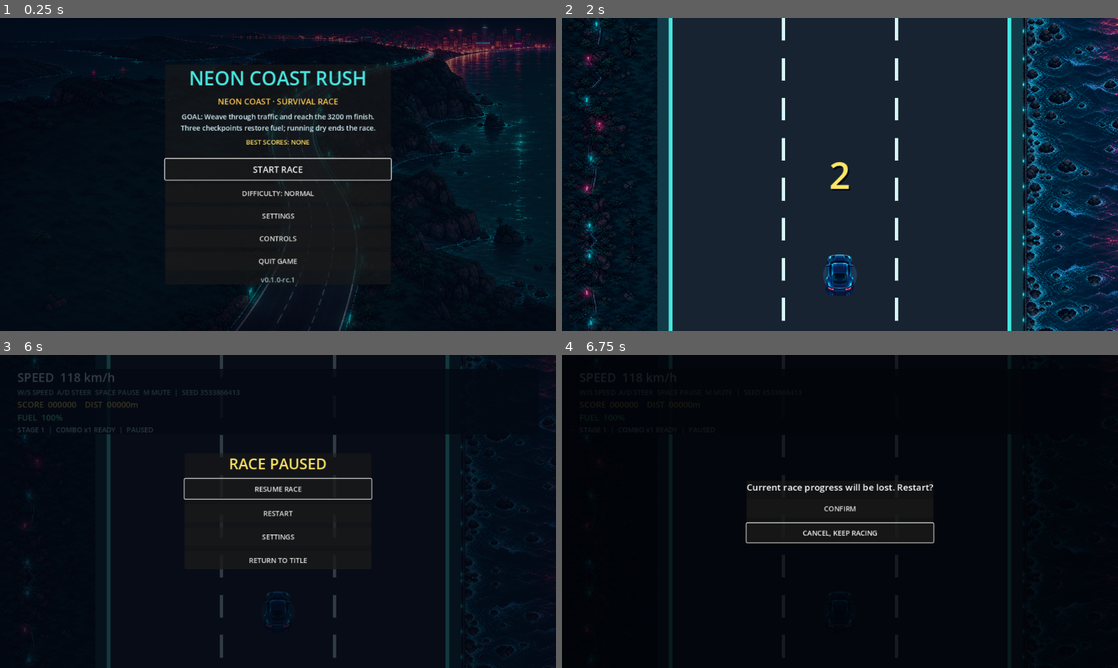
Above: before the commit, frames 1-4 (two rows, left to right).
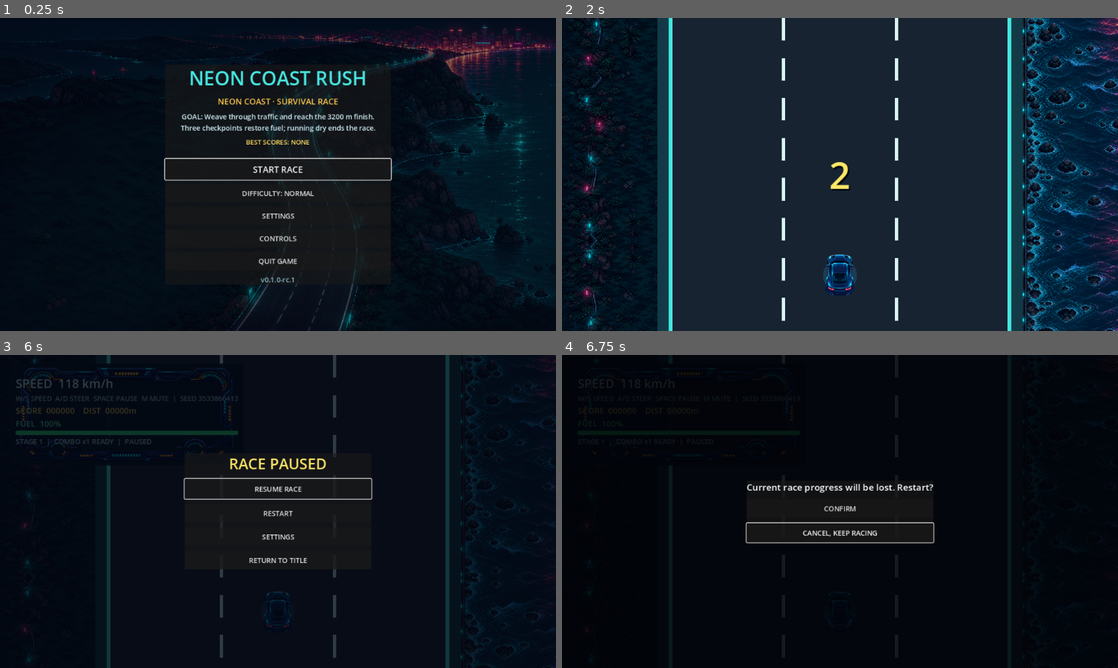
Above: after the commit, the same moments.

Repository: xiejiamincyq/car
Game: Godot game, scene res://scenes/main.tscn
Same seed, same stepped clock (60 frames per second), same inputs: the game is played once before the commit and once after it.
Inputs:
- Up to frame 1 (0.25 s): no input
- Up to frame 2 (2 s): click "START RACE" at 0.5 s; tap Enter at 1.25 s; hold Right (steer_right) from 1.28 s (still down); tap P at 1.35 s
- Up to frame 3 (6 s): tap R (restart_run) at 2, 3.5, 5 s; release Right (steer_right) at 2.03 s; hold Down (brake) 2.03-2.75 s; tap P at 2.1, 3.6, 5.1 s; click "CONFIRM" at 2.75 s; hold Right (steer_right) 3.53-4.25 s; click "CONFIRM" at 4.25 s; hold Up (accelerate) 5.03-5.75 s; click "CANCEL, KEEP RACING" at 5.75 s
- Up to frame 4 (6.75 s): click "RESTART" at 6.5 s

Frames 1-2 are identical in both runs. In frame 3, 2.3% of the frame differs, in the area x 2-97%, y 2-36%; in frame 4, less than 0.1%.

Commit message:
feat: clarify race HUD and lane closures

Diff:
--- a/scenes/main.tscn
+++ b/scenes/main.tscn
@@ -1,7 +1,31 @@
-[gd_scene load_steps=3 format=3]
+[gd_scene load_steps=9 format=3]
 
 [ext_resource type="Script" path="res://scripts/main.gd" id="1_main"]
 [ext_resource type="Texture2D" path="res://assets/neon-coast-menu.png" id="2_menu"]
+[ext_resource type="Texture2D" path="res://assets/ui/hud_frame.png" id="3_hud_frame"]
+[ext_resource type="Texture2D" path="res://assets/ui/event_plate.png" id="4_event_plate"]
+[ext_resource type="Texture2D" path="res://assets/ui/result_emblem.png" id="6_result_emblem"]
+
+[sub_resource type="StyleBoxFlat" id="StyleBox_gauge_background"]
+bg_color = Color(0.025, 0.07, 0.12, 0.94)
+corner_radius_top_left = 3
+corner_radius_top_right = 3
+corner_radius_bottom_right = 3
+corner_radius_bottom_left = 3
+
+[sub_resource type="StyleBoxFlat" id="StyleBox_fuel_fill"]
+bg_color = Color(0.18, 0.9, 0.5, 1)
+corner_radius_top_left = 3
+corner_radius_top_right = 3
+corner_radius_bottom_right = 3
+corner_radius_bottom_left = 3
+
+[sub_resource type="StyleBoxFlat" id="StyleBox_progress_fill"]
+bg_color = Color(0.12, 0.82, 0.96, 1)
+corner_radius_top_left = 3
+corner_radius_top_right = 3
+corner_radius_bottom_right = 3
+corner_radius_bottom_left = 3
 
 [node name="Main" type="Node2D"]
 script = ExtResource("1_main")
@@ -30,27 +54,46 @@
 color = Color(0.015, 0.035, 0.075, 0.48)
 mouse_filter = 2
 
-[node name="RaceHUD" type="MarginContainer" parent="CanvasLayer"]
-visible = false
-anchors_preset = 10
-anchor_right = 1.0
+[node name="RaceHUD" type="Control" parent="CanvasLayer"]
+visible = false
 offset_left = 24.0
 offset_top = 20.0
-offset_right = -24.0
-offset_bottom = 166.0
-grow_horizontal = 2
-theme_override_constants/margin_left = 16
-theme_override_constants/margin_top = 12
-theme_override_constants/margin_right = 16
-theme_override_constants/margin_bottom = 12
+offset_right = 560.0
+offset_bottom = 254.0
 
 [node name="Panel" type="ColorRect" parent="CanvasLayer/RaceHUD"]
-layout_mode = 2
-color = Color(0.02, 0.07, 0.12, 0.84)
+layout_mode = 1
+anchors_preset = 15
+anchor_right = 1.0
+anchor_bottom = 1.0
+grow_horizontal = 2
+grow_vertical = 2
+color = Color(0.02, 0.07, 0.12, 0.94)
+mouse_filter = 2
+
+[node name="HUDFrame" type="TextureRect" parent="CanvasLayer/RaceHUD"]
+layout_mode = 1
+anchors_preset = 15
+anchor_right = 1.0
+anchor_bottom = 1.0
+grow_horizontal = 2
+grow_vertical = 2
+texture = ExtResource("3_hud_frame")
+expand_mode = 1
+stretch_mode = 0
 mouse_filter = 2
 
 [node name="Rows" type="VBoxContainer" parent="CanvasLayer/RaceHUD"]
-layout_mode = 2
+layout_mode = 1
+anchors_preset = 15
+anchor_right = 1.0
+anchor_bottom = 1.0
+offset_left = 48.0
+offset_top = 32.0
+offset_right = -48.0
+offset_bottom = -40.0
+grow_horizontal = 2
+grow_vertical = 2
 theme_override_constants/separation = 3
 
 [node name="Speed" type="Label" parent="CanvasLayer/RaceHUD/Rows"]
@@ -79,10 +122,26 @@
 theme_override_colors/font_color = Color(0.4, 0.98, 0.68, 1)
 theme_override_font_sizes/font_size = 19
 
+[node name="FuelGauge" type="ProgressBar" parent="CanvasLayer/RaceHUD/Rows"]
+custom_minimum_size = Vector2(0, 10)
+layout_mode = 2
+theme_override_styles/background = SubResource("StyleBox_gauge_background")
+theme_override_styles/fill = SubResource("StyleBox_fuel_fill")
+show_percentage = false
+mouse_filter = 2
+
 [node name="RunStatus" type="Label" parent="CanvasLayer/RaceHUD/Rows"]
 layout_mode = 2
 theme_override_colors/font_color = Color(0.72, 0.9, 0.96, 1)
 theme_override_font_sizes/font_size = 16
+
+[node name="ProgressGauge" type="ProgressBar" parent="CanvasLayer/RaceHUD/Rows"]
+custom_minimum_size = Vector2(0, 8)
+layout_mode = 2
+theme_override_styles/background = SubResource("StyleBox_gauge_background")
+theme_override_styles/fill = SubResource("StyleBox_progress_fill")
+show_percentage = false
+mouse_filter = 2
 
 [node name="OverlayShade" type="ColorRect" parent="CanvasLayer"]
 visible = false
@@ -326,12 +385,26 @@
 grow_vertical = 2
 mouse_filter = 2
 
+[node name="EventPlate" type="TextureRect" parent="CanvasLayer"]
+visible = false
+anchors_preset = 10
+anchor_right = 1.0
+offset_left = 256.0
+offset_top = 258.0
+offset_right = -256.0
+offset_bottom = 330.0
+grow_horizontal = 2
+texture = ExtResource("4_event_plate")
+expand_mode = 1
+stretch_mode = 0
+mouse_filter = 2
+
 [node name="FeedbackBanner" type="Label" parent="CanvasLayer"]
 visible = false
 anchors_preset = 10
 anchor_right = 1.0
-offset_top = 180.0
-offset_bottom = 236.0
+offset_top = 264.0
+offset_bottom = 324.0
 grow_horizontal = 2
 theme_override_colors/font_color = Color(1, 0.9, 0.4, 1)
 theme_override_colors/font_shadow_color = Color(0.01, 0.03, 0.07, 1)
@@ -454,6 +527,14 @@
 layout_mode = 2
 theme_override_constants/separation = 14
 
+[node name="ResultEmblem" type="TextureRect" parent="CanvasLayer/ResultScreen/Center/Card/Content"]
+custom_minimum_size = Vector2(160, 160)
+layout_mode = 2
+texture = ExtResource("6_result_emblem")
+expand_mode = 3
+stretch_mode = 5
+mouse_filter = 2
+
 [node name="Heading" type="Label" parent="CanvasLayer/ResultScreen/Center/Card/Content"]
 layout_mode = 2
 theme_override_font_sizes/font_size = 36
--- a/scripts/main.gd
+++ b/scripts/main.gd
@@ -30,6 +30,10 @@
 const FUEL_PICKUP_TEXTURE: Texture2D = preload("res://assets/pickups/fuel_pickup.png")
 const COAST_LEFT_TEXTURE: Texture2D = preload("res://assets/environment/coast_left.png")
 const COAST_RIGHT_TEXTURE: Texture2D = preload("res://assets/environment/coast_right.png")
+const HUD_FRAME_TEXTURE: Texture2D = preload("res://assets/ui/hud_frame.png")
+const EVENT_PLATE_TEXTURE: Texture2D = preload("res://assets/ui/event_plate.png")
+const ROAD_BARRIER_TEXTURE: Texture2D = preload("res://assets/ui/road_barrier.png")
+const RESULT_EMBLEM_TEXTURE: Texture2D = preload("res://assets/ui/result_emblem.png")
 
 const ROAD_MARK_REPEAT_DISTANCE := 92.0
 const ENVIRONMENT_TILE_HEIGHT := 1024.0
@@ -78,6 +82,9 @@
 var score_label: Label
 var fuel_label: Label
 var run_status_label: Label
+var fuel_gauge: ProgressBar
+var progress_gauge: ProgressBar
+var event_plate: TextureRect
 var overlay_label: Label
 var menu_backdrop: TextureRect
 var overlay_shade: ColorRect
@@ -145,6 +152,10 @@
 	score_label = $CanvasLayer/RaceHUD/Rows/Score
 	fuel_label = $CanvasLayer/RaceHUD/Rows/Fuel
 	run_status_label = $CanvasLayer/RaceHUD/Rows/RunStatus
+	fuel_gauge = $CanvasLayer/RaceHUD/Rows/FuelGauge
+	progress_gauge = $CanvasLayer/RaceHUD/Rows/ProgressGauge
+	event_plate = $CanvasLayer/EventPlate
+	fuel_gauge.max_value = GameConfig.MAX_FUEL
 	overlay_label = $CanvasLayer/Overlay
 	menu_backdrop = $CanvasLayer/MenuBackdrop
 	overlay_shade = $CanvasLayer/OverlayShade
@@ -359,7 +370,10 @@
 			draw_line(Vector2(lane_left + 18.0, marker_y), Vector2(lane_left + lane_width - 18.0, marker_y + 42.0), _warning_color(), 5.0)
 		else:
 			var lane_right := lane_left + lane_width
-			draw_line(Vector2(lane_left + 10.0, marker_y), Vector2(lane_right - 10.0, marker_y), _warning_color(), 12.0)
+			var barrier_size := ROAD_BARRIER_TEXTURE.get_size()
+			var barrier_position := Vector2(lane_left + (lane_width - barrier_size.x) * 0.5, marker_y - barrier_size.y * 0.5)
+			var barrier_rect := Rect2(barrier_position, barrier_size)
+			draw_texture_rect(ROAD_BARRIER_TEXTURE, barrier_rect, false)
 			draw_line(Vector2(lane_left + 24.0, marker_y - 22.0), Vector2(lane_right - 24.0, marker_y + 22.0), Color("10131c"), 7.0)
 			draw_line(Vector2(lane_right - 24.0, marker_y - 22.0), Vector2(lane_left + 24.0, marker_y + 22.0), Color("10131c"), 7.0)
 		marker_y += 120.0
@@ -447,6 +461,15 @@
 
 func _warning_color() -> Color:
 	return VisualStyle.HIGH_CONTRAST_WARNING if high_contrast_enabled else VisualStyle.WARNING
+
+func _event_plate_color() -> Color:
+	match traffic.lane_events.state:
+		LaneEventDirector.State.CLOSED:
+			return Color("ff6565")
+		LaneEventDirector.State.WARNING:
+			return Color("ffd75a")
+		_:
+			return Color("42e8df")
 
 func _update_fuel_pickups(delta: float) -> void:
 	var blocked_lanes := traffic.blocked_lanes_near(FuelSpawnDirector.PICKUP_SPAWN_Y, GameConfig.FUEL_SPAWN_SAFETY_DISTANCE)
@@ -941,6 +964,9 @@
 	var fuel_warning := _fuel_warning_text() if feedback.is_fuel_warning_visible() else ""
 	fuel_label.text = _text("hud.fuel", ["%03d" % roundi(run.fuel), fuel_warning])
 	fuel_label.modulate = Color("ff6b6b") if feedback.low_fuel_tier == GameFeedback.FuelTier.CRITICAL else (Color("ffd75a") if feedback.low_fuel_tier == GameFeedback.FuelTier.LOW else Color.WHITE)
+	fuel_gauge.value = clampf(run.fuel, 0.0, GameConfig.MAX_FUEL)
+	fuel_gauge.modulate = fuel_label.modulate
+	progress_gauge.value = clampf(run.distance / GameConfig.RACE_FINISH_DISTANCE * 100.0, 0.0, 100.0)
 	var combo_time := "%.1fs" % run.combo.remaining_seconds if run.combo.event_count > 0 else _text("hud.ready")
 	run_status_label.text = _text("hud.status", [run.difficulty_stage + 1, run.combo.multiplier, combo_time, _phase_text()])
 	controls_hint_label.text = _text("hud.controls", [current_run_seed])
@@ -952,6 +978,8 @@
 	var lane_event_text := _lane_event_text()
 	feedback_banner.visible = run.phase == RunState.Phase.RUNNING and (not lane_event_text.is_empty() or not feedback.stage_banner_text.is_empty())
 	feedback_banner.text = lane_event_text if not lane_event_text.is_empty() else feedback.stage_banner_text
+	event_plate.visible = feedback_banner.visible
+	event_plate.modulate = _event_plate_color()
 	if countdown_screen.visible:
 		countdown_label.text = str(maxi(1, ceili(run.countdown_remaining)))
 	pause_screen.visible = run.phase == RunState.Phase.PAUSED and not confirmation_screen.visible and not settings_screen.visible
--- /dev/null
+++ b/tests/test_a3_ui_art.gd
@@ -0,0 +1,52 @@
+extends SceneTree
+
+const MainScene = preload("res://scenes/main.tscn")
+
+const EXPECTED_ASSETS := {
+	"res://assets/ui/hud_frame.png": Vector2i(512, 224),
+	"res://assets/ui/event_plate.png": Vector2i(640, 96),
+	"res://assets/ui/road_barrier.png": Vector2i(240, 80),
+	"res://assets/ui/result_emblem.png": Vector2i(160, 160),
+}
+
+func _init() -> void:
+	call_deferred("_run")
+
+func _run() -> void:
+	for asset_path in EXPECTED_ASSETS:
+		var texture := load(asset_path) as Texture2D
+		assert(texture != null, "%s must import as a Texture2D" % asset_path)
+		assert(texture.get_size() == Vector2(EXPECTED_ASSETS[asset_path]), "%s must keep its A3 UI canvas" % asset_path)
+		var image := texture.get_image()
+		assert(image.get_pixel(0, 0).a == 0.0, "%s must have a transparent corner" % asset_path)
+
+	var main = MainScene.instantiate()
+	root.add_child(main)
+	await process_frame
+	var constants: Dictionary = main.get_script().get_script_constant_map()
+	for constant_name in ["HUD_FRAME_TEXTURE", "EVENT_PLATE_TEXTURE", "ROAD_BARRIER_TEXTURE", "RESULT_EMBLEM_TEXTURE"]:
+		assert(constants.has(constant_name), "Main must preload %s" % constant_name)
+
+	var hud_frame := main.get_node("CanvasLayer/RaceHUD/HUDFrame") as TextureRect
+	var fuel_gauge := main.get_node("CanvasLayer/RaceHUD/Rows/FuelGauge") as ProgressBar
+	var progress_gauge := main.get_node("CanvasLayer/RaceHUD/Rows/ProgressGauge") as ProgressBar
+	var event_plate := main.get_node("CanvasLayer/EventPlate") as TextureRect
+	var result_emblem := main.get_node("CanvasLayer/ResultScreen/Center/Card/Content/ResultEmblem") as TextureRect
+	assert(hud_frame.texture != null and event_plate.texture != null and result_emblem.texture != null, "A3 decorative nodes must use their generated textures")
+
+	main._start_new_run()
+	main.run.tick(3.0, 0.0, main.GameConfig.MAX_SPEED)
+	main.run.fuel = 42.0
+	main.run.distance = main.GameConfig.RACE_FINISH_DISTANCE * 0.5
+	main.feedback.announce_checkpoint(1, 12.0)
+	main._update_hud()
+	assert(is_equal_approx(fuel_gauge.value, 42.0), "Fuel gauge must mirror live fuel")
+	assert(is_equal_approx(progress_gauge.value, 50.0), "Progress gauge must show percentage of the finish distance")
+	assert(event_plate.visible == main.feedback_banner.visible, "Event plate must follow the event banner")
+
+	main.run.phase = main.RunState.Phase.RUN_CLEAR
+	main._update_hud()
+	assert(main.result_screen.visible and result_emblem.visible, "The result emblem must decorate the result screen")
+	main.queue_free()
+	await process_frame
+	quit()
Binary file added: art/source/generated/event_plate_chroma.png
Binary file added: art/source/generated/hud_frame_chroma.png
Binary file added: art/source/generated/result_emblem_chroma.png
Binary file added: art/source/generated/road_barrier_chroma.png
Binary file added: assets/ui/event_plate.png
Not shown, added: assets/ui/event_plate.png.import
Binary file added: assets/ui/hud_frame.png
Not shown, added: assets/ui/hud_frame.png.import
Binary file added: assets/ui/result_emblem.png
Not shown, added: assets/ui/result_emblem.png.import
Binary file added: assets/ui/road_barrier.png
Not shown, added: assets/ui/road_barrier.png.import
(and 4 more such lines)
